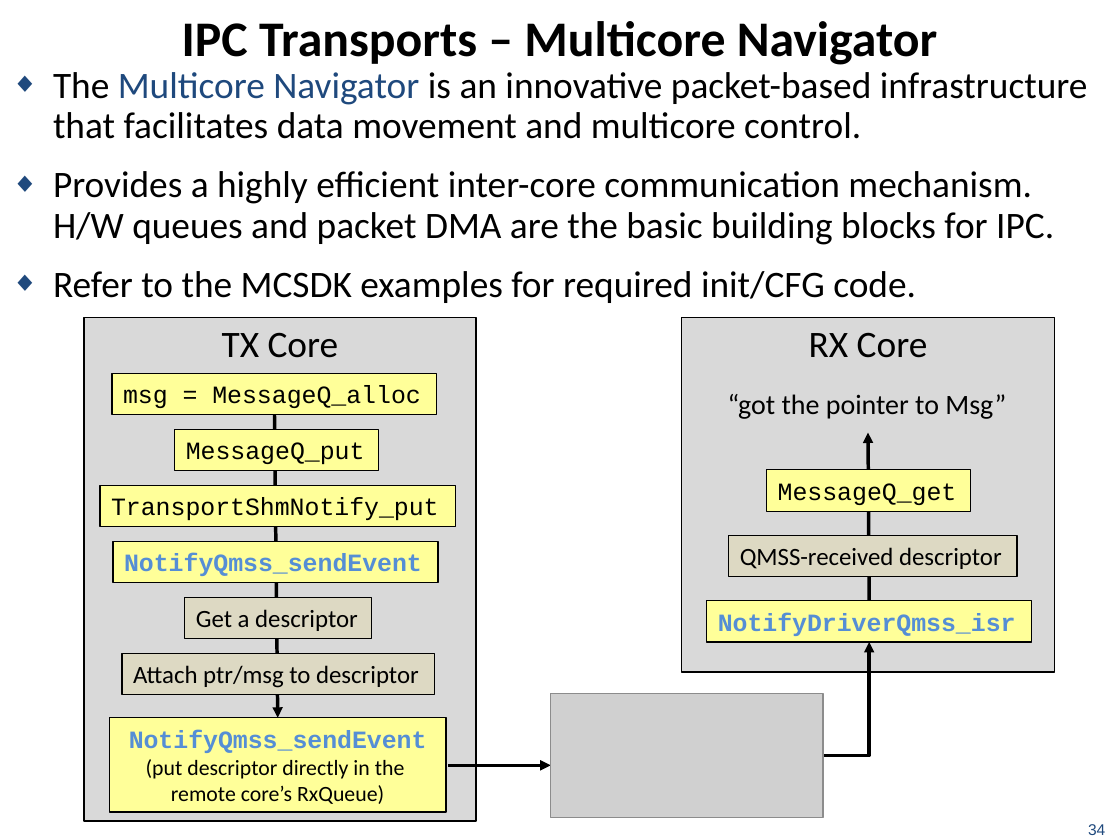
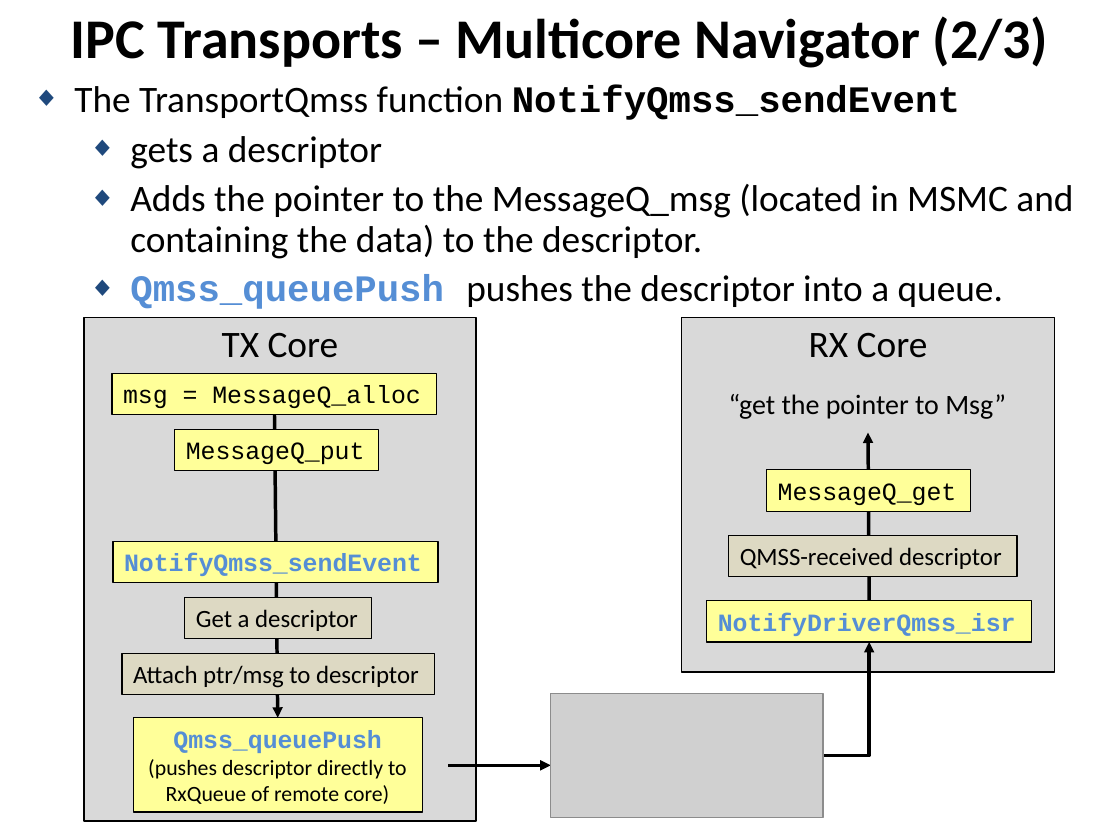
Before and after one commit to hari1989/keystone-workshop, a slide deck: slide 42 of slides/KeyStone Intro to IPC.pptx (slide 34 before the commit). Drawn at 1120x840 pixels with LibreOffice and Linux fonts; fonts in the diff are those of the drawing; grey boxes stand for pictures; background and template pictures are left out. Boxes give left, top, right and bottom in pixels: in the first picture for what was removed or moved away, otherwise in the second. Text is boxed around its words. In the diff, an @@ line names an element or a change of style, - is before the commit and + after.

```diff
--- a/slides/KeyStone Intro to IPC.pptx
+++ b/slides/KeyStone Intro to IPC.pptx
@@ title at [71, 16, 1049, 68]: text changed; size 32 to 36 pt @@
-IPC Transports – Multicore Navigator
+IPC Transports – Multicore Navigator (2/3)
@@ text removed at [53, 72, 1088, 303] @@
-◆ The Multicore Navigator is an innovative packet-based infrastructure
-  that facilitates data movement and multicore control.
-◆ Provides a highly efficient inter-core communication mechanism.
-  H/W queues and packet DMA are the basic building blocks for IPC.
-◆ Refer to the MCSDK examples for required init/CFG code.
@@ text added at [74, 86, 1073, 309], 24 pt, text #000000 @@
+◆ The TransportQmss function NotifyQmss_sendEvent
+  ◆ gets a descriptor
+  ◆ Adds the pointer to the MessageQ_msg (located in MSMC and containing the data) to the descriptor.
+  ◆ Qmss_queuePush pushes the descriptor into a queue.
@@ text at [729, 394, 1006, 419]: text changed @@
-“got the pointer to Msg”
+“get the pointer to Msg”
@@ rectangle removed at [100, 485, 455, 526] @@
-TransportShmNotify_put
@@ rectangle "Qmss_queuePush": place and size @@
-rectangle "Qmss_queuePush" at [110, 718, 447, 812]
+rectangle "Qmss_queuePush" at [133, 718, 422, 812]
@@ text in rectangle at [148, 730, 407, 804]: text changed @@
-NotifyQmss_sendEvent
-(put descriptor directly in the
-remote core’s RxQueue)
+Qmss_queuePush
+(pushes descriptor directly to
+RxQueue of remote core)
@@ text removed at [1088, 824, 1105, 835] @@
-34
```
Also in this commit, not shown: 32 other slides changed, 23 slides added, 6 slides removed.
